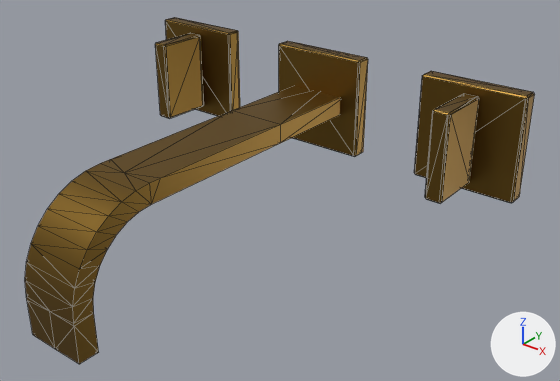
Renders of the glTF model models/36-712-782-39.glb from each side of a commit.
Rendered twice from a 50 mm lens placed at (0.264, -0.284, 0.223), pointed at (0.031, 0.007, 0.043). Lighting does not change. The marker at lower right points along +X, +Y and +Z. The first picture is the older version. Mesh edges are drawn as thin lines. Where no turn or scale is listed for an object, it has been applied to the vertices.

Objects in the first picture: 'L_3785508a_79cd_4839_a689_5a42cbaba646_I1', 'L_83032521_fcc8_4c0c_b20b_bb2cc9e4b036_I2', 'L_8cdfe9f2_79c1_4aed_a39c_5b82dff61786_I3', 'L_bd1647f2_8e75_4fcd_b62d_1c48f6462ca2_I4', 'L_c1b9c11b_49e1_472a_9e4a_f153f6efda30_I5', 'L_d63beaa5_5093_45a0_8307_44571692b817_I7'.
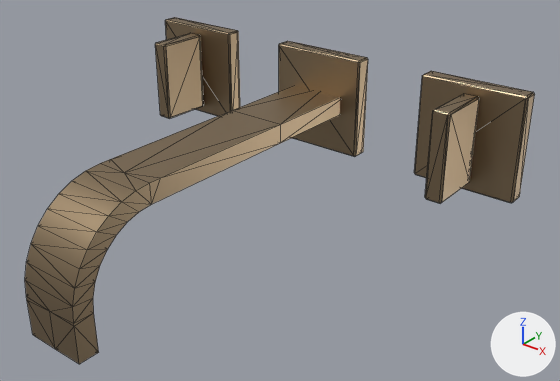
The change, as a list of edits to the scene's bpy script:
```text
Change mat_d_39:
    mat_d_39.base_color: (0.234, 0.135, 0.0272) -> (0.384, 0.285, 0.177)  # brown #85672e -> beige #a79175
```

What differs and where, as boxes (x1, y1, x2, y2) in the pictures (560 x 381 px):
'L_c1b9c11b_49e1_472a_9e4a_f153f6efda30_I5', recoloured (brown to beige): (25, 86, 340, 364) in both
'L_3785508a_79cd_4839_a689_5a42cbaba646_I1', recoloured (brown to beige): (414, 71, 535, 203) in both
'L_bd1647f2_8e75_4fcd_b62d_1c48f6462ca2_I4', recoloured (brown to beige): (279, 41, 368, 157) in both
'L_83032521_fcc8_4c0c_b20b_bb2cc9e4b036_I2', recoloured (brown to beige): (425, 93, 479, 203) in both
'L_d63beaa5_5093_45a0_8307_44571692b817_I7', recoloured (brown to beige): (165, 17, 240, 116) in both
'L_8cdfe9f2_79c1_4aed_a39c_5b82dff61786_I3', recoloured (brown to beige): (155, 33, 203, 119) in both
